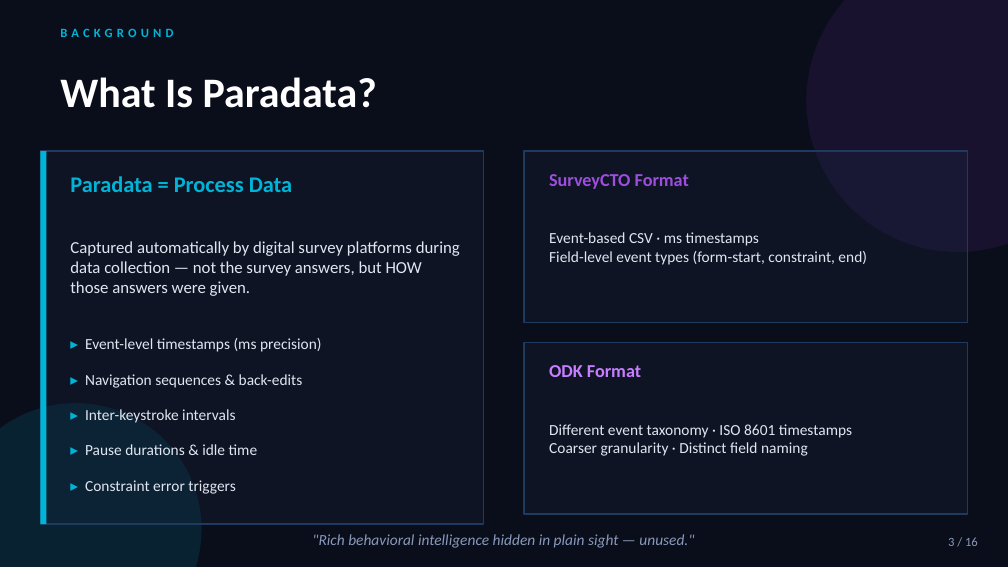
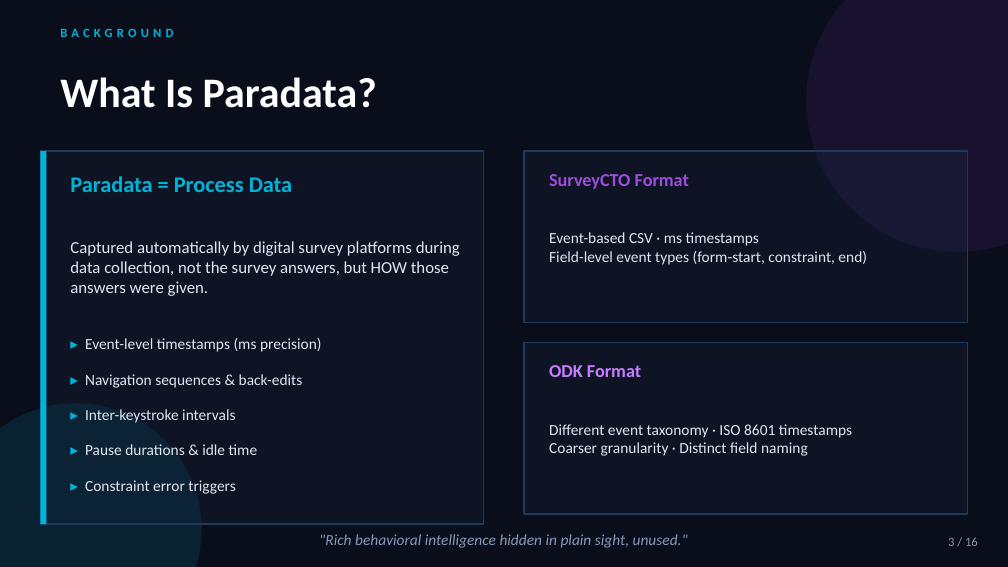
Before and after one commit to Samuelkaoma-eng/SKACE-TIME-DATA, a slide deck: slide 3 of docs/deliverables/Kaoma_Paradata_Presentation.pptx. Drawn at 1008x567 pixels with LibreOffice and Linux fonts; fonts in the diff are those of the drawing. Boxes give left, top, right and bottom in pixels: in the first picture for what was removed or moved away, otherwise in the second. Text is boxed around its words. In the diff, an @@ line names an element or a change of style, - is before the commit and + after.

```diff
--- a/docs/deliverables/Kaoma_Paradata_Presentation.pptx
+++ b/docs/deliverables/Kaoma_Paradata_Presentation.pptx
@@ text at [70, 241, 460, 296]: text changed @@
-Captured automatically by digital survey platforms during data collection — not the survey answers, but HOW those answers were given.
+Captured automatically by digital survey platforms during data collection, not the survey answers, but HOW those answers were given.
@@ text at [319, 534, 688, 548]: text changed @@
-"Rich behavioral intelligence hidden in plain sight — unused."
+"Rich behavioral intelligence hidden in plain sight, unused."
```
Also in this commit, not shown: 10 other slides changed, 6 other files.
